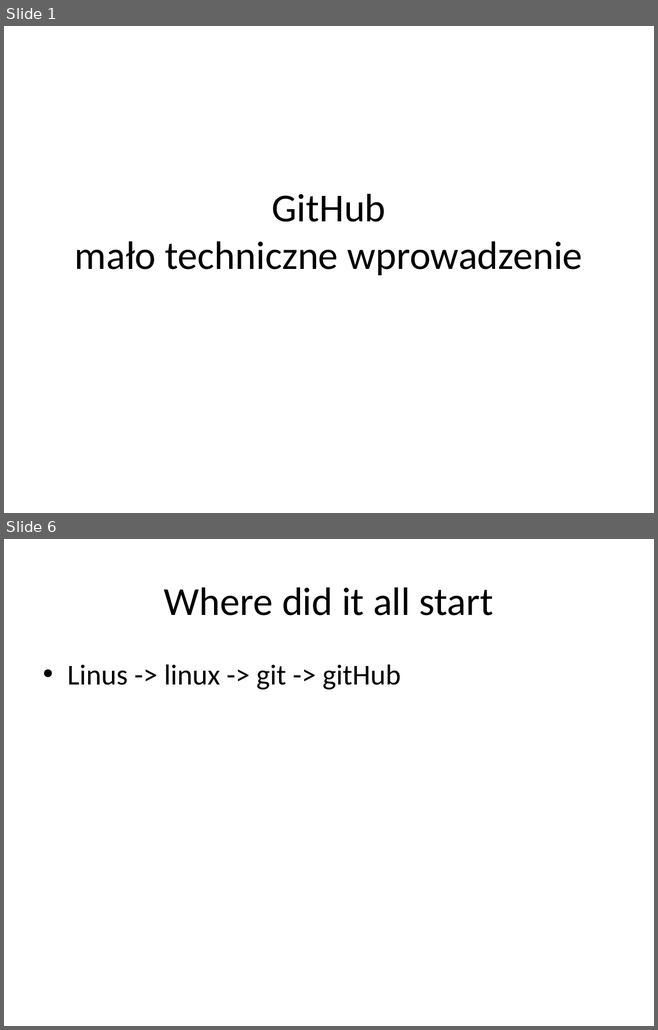
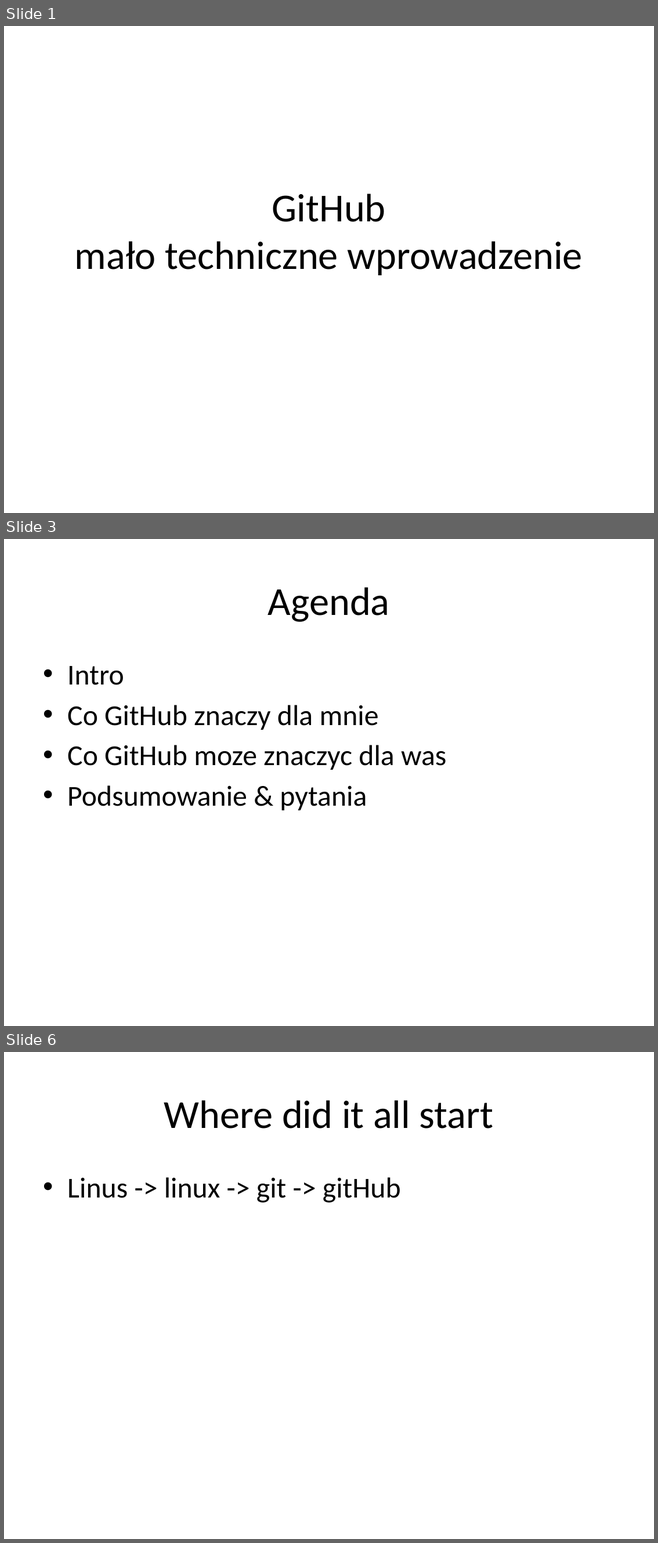
Before and after one commit to krzysztofkaluzny/codeweek, a slide deck: GitHub - Talk .pptx. Shown one above the other, each under a label of ours: slides 1 and 6 before the commit, slides 1, 3 and 6 after it; the slides between them are not shown. The pictures are 658x1030 and 658x1543 pixels, drawn with LibreOffice and Linux fonts; fonts in the diff are those of the drawing. Boxes give left, top, right and bottom in pixels: in the first picture for what was removed or moved away, otherwise in the second. Text is boxed around its words. In the diff, an @@ line names an element or a change of style, - is before the commit and + after.

```diff
--- a/GitHub - Talk .pptx
+++ b/GitHub - Talk .pptx
@@ slide 3 added at [4, 539, 654, 1026], background #FFFFFF @@
@@ title added at [268, 587, 390, 622], 44 pt, text #000000 @@
+Agenda
@@ text added at [67, 666, 446, 810], 32 pt, text #000000 @@
+• Intro
+• Co GitHub znaczy dla mnie
+• Co GitHub moze znaczyc dla was
+• Podsumowanie & pytania
```
Also in this commit, not shown: 3 slides changed, 3 other slides added, 4 slides removed.
